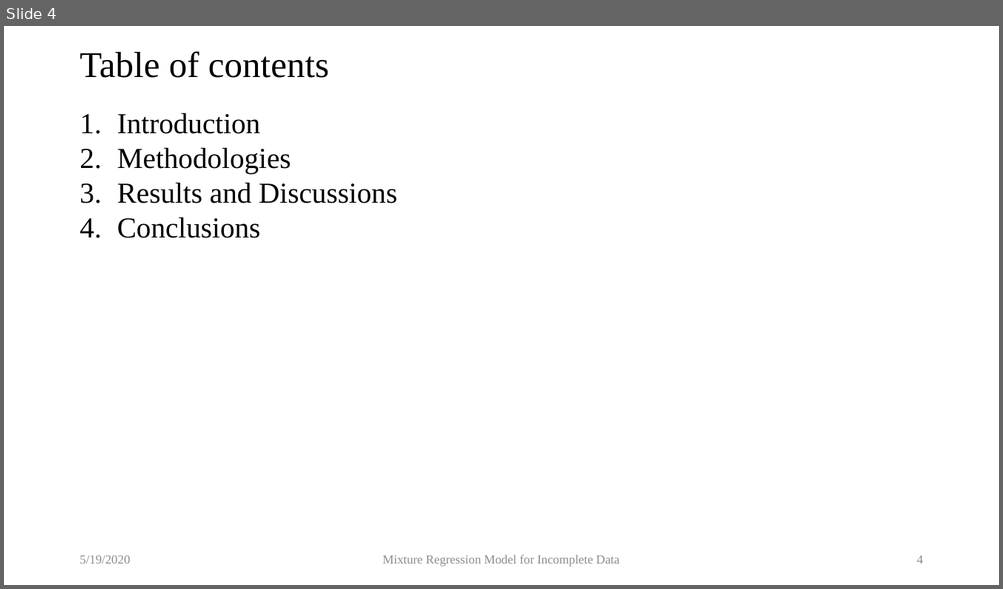
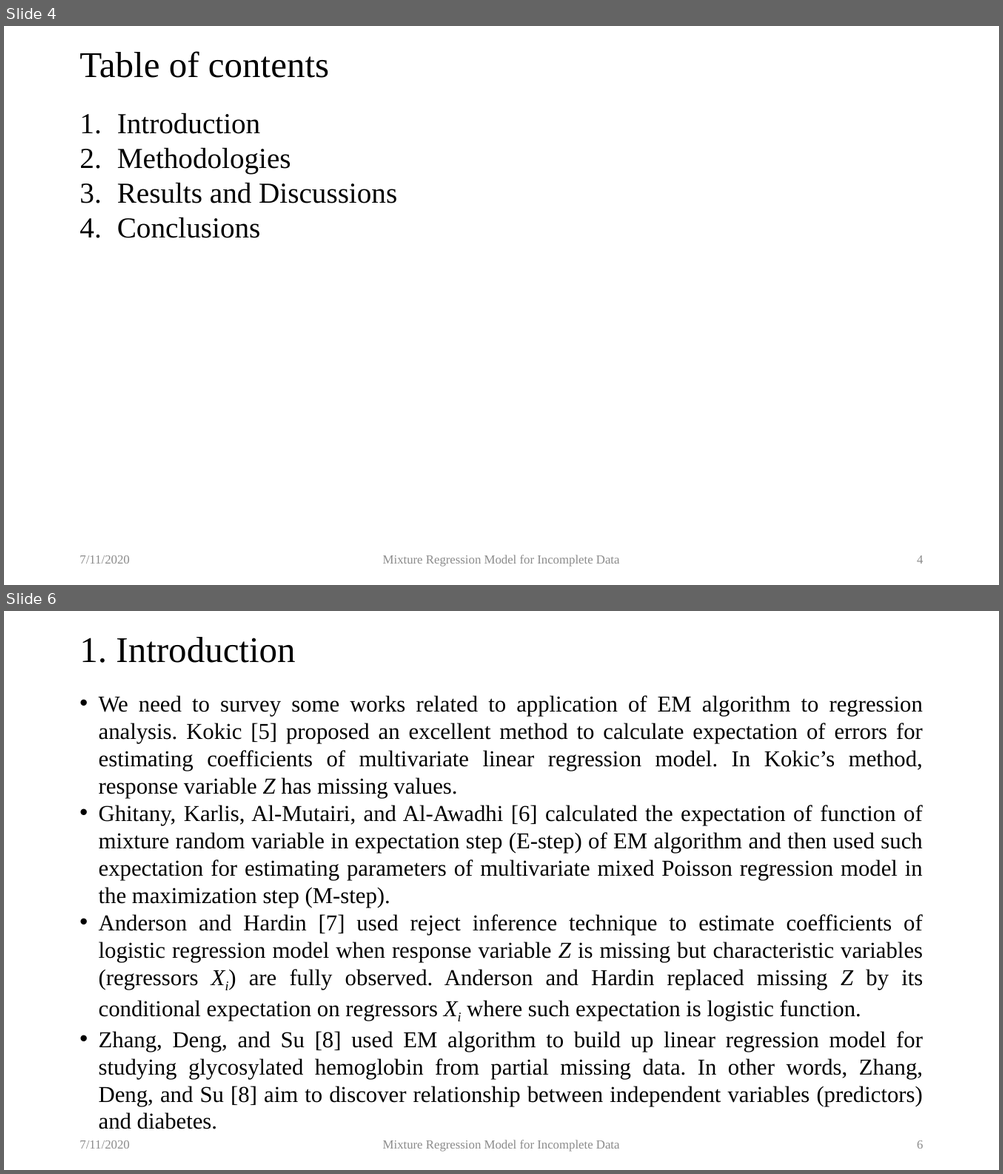
Before and after one commit to locnguyenacademic/sim, a slide deck: 2_design/MixtureRegressionModel/MixtureRegressionModel-RSC.pptx. Shown one above the other, each under a label of ours: slide 4 before the commit, slides 4 and 6 after it; the slides between them are not shown. The pictures are 1003x589 and 1003x1174 pixels, drawn with LibreOffice and Linux fonts; fonts in the diff are those of the drawing. Boxes give left, top, right and bottom in pixels: in the first picture for what was removed or moved away, otherwise in the second. Text is boxed around its words. In the diff, an @@ line names an element or a change of style, - is before the commit and + after.

```diff
--- a/2_design/MixtureRegressionModel/MixtureRegressionModel-RSC.pptx
+++ b/2_design/MixtureRegressionModel/MixtureRegressionModel-RSC.pptx
@@ slide 6 added at (x1=4, y1=611, x2=999, y2=1170), background #FFFFFF @@
@@ title added at (x1=79, y1=637, x2=295, y2=663), 35 pt, text #000000 @@
+1. Introduction
@@ text added at (x1=99, y1=695, x2=922, y2=1107), 22 pt, text #000000 @@
+• We need to survey some works related to application of EM algorithm to regression analysis. Kokic [5] proposed an excellent method to calculate expectation of errors for estimating coefficients of multivariate linear regression model. In Kokic’s method, response variable Z has missing values.
+• Ghitany, Karlis, Al-Mutairi, and Al-Awadhi [6] calculated the expectation of function of mixture random variable in expectation step (E-step) of EM algorithm and then used such expectation for estimating parameters of multivariate mixed Poisson regression model in the maximization step (M-step).
+• Anderson and Hardin [7] used reject inference technique to estimate coefficients of logistic regression model when response variable Z is missing but characteristic variables (regressors Xi) are fully observed. Anderson and Hardin replaced missing Z by its conditional expectation on regressors Xi where such expectation is logistic function.
+• Zhang, Deng, and Su [8] used EM algorithm to build up linear regression model for studying glycosylated hemoglobin from partial missing data. In other words, Zhang, Deng, and Su [8] aim to discover relationship between independent variables (predictors) and diabetes.
@@ text added at (x1=79, y1=1141, x2=129, y2=1149), 12 pt, text #8C8C8C @@
+7/11/2020
@@ text added at (x1=383, y1=1140, x2=620, y2=1152), 12 pt, text #8C8C8C @@
+Mixture Regression Model for Incomplete Data
@@ page number added at (x1=916, y1=1141, x2=922, y2=1149), 12 pt, text #8C8C8C @@
+6
@@ slide 4 changed as well @@
@@ text at (x1=79, y1=556, x2=129, y2=564): text changed @@
-5/19/2020
+7/11/2020
```
Also in this commit, not shown: 9 other slides changed, 10 other slides added.
